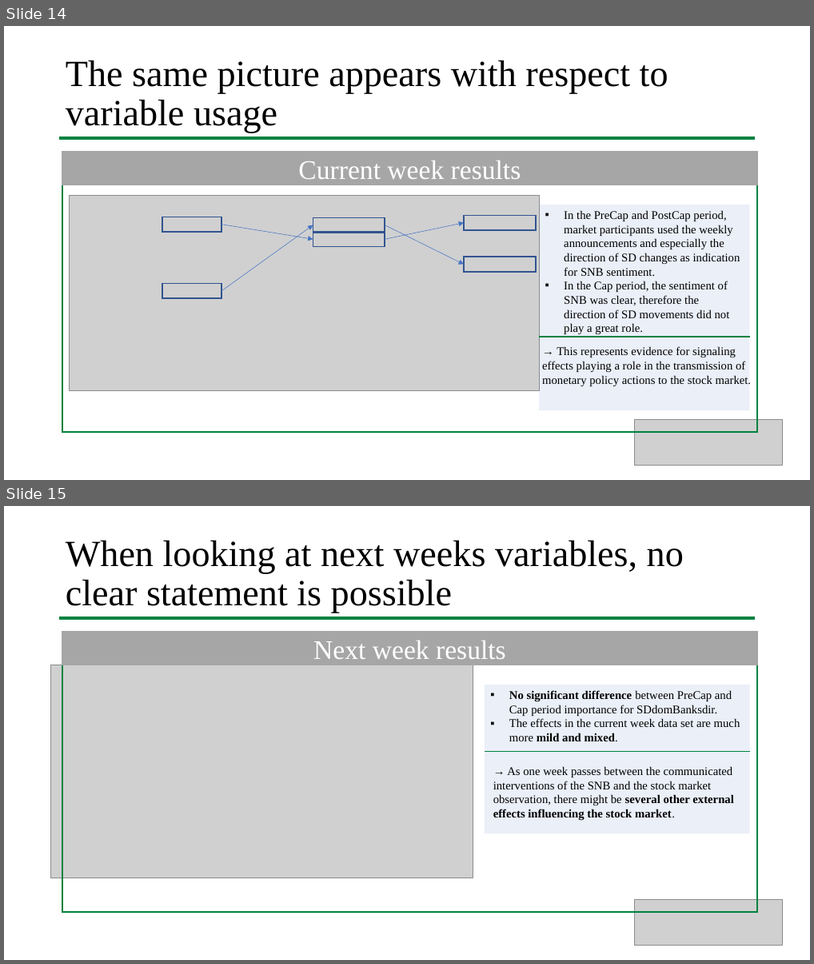
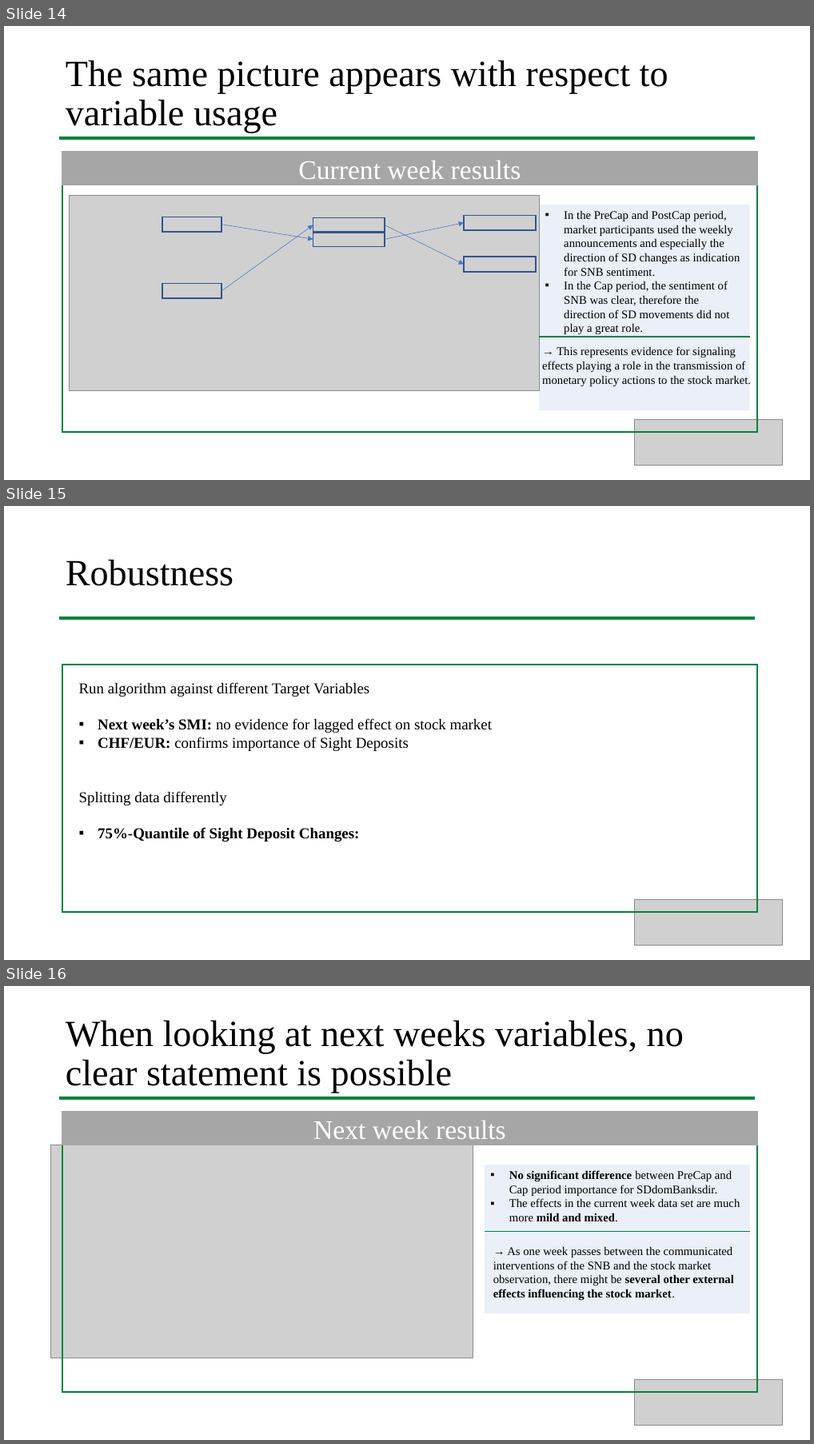
Before and after one commit to larsphilipp/ResSem19, a slide deck: Plots/Presentation_Stauffenegger_Woessner.pptx. Shown one above the other, each under a label of ours: slides 14 and 15 before the commit, slides 14, 15 and 16 after it. The pictures are 814x964 and 814x1444 pixels, drawn with LibreOffice and Linux fonts; fonts in the diff are those of the drawing; grey boxes stand for pictures. Boxes give left, top, right and bottom in pixels: in the first picture for what was removed or moved away, otherwise in the second. Text is boxed around its words. In the diff, an @@ line names an element or a change of style, - is before the commit and + after.

```diff
--- a/Plots/Presentation_Stauffenegger_Woessner.pptx
+++ b/Plots/Presentation_Stauffenegger_Woessner.pptx
@@ slide 15 added at bbox=[4, 506, 810, 960], background #FFFFFF @@
@@ title added at bbox=[66, 560, 234, 586], 44 pt, text #000000 @@
+Robustness
@@ line added from (60, 618) to (755, 618), #008240 3.5 pt @@
@@ rectangle added at bbox=[62, 664, 758, 912], outline #008240 2 pt @@
@@ text added at bbox=[79, 682, 492, 841], 18 pt, text #000000 @@
+Run algorithm against different Target Variables
+▪ Next week’s SMI: no evidence for lagged effect on stock market
+▪ CHF/EUR: confirms importance of Sight Deposits
+Splitting data differently
+▪ 75%-Quantile of Sight Deposit Changes:
@@ picture added at bbox=[635, 900, 782, 944] @@
@@ what was slide 15 is now slide 16 @@
```
Also in this commit, not shown: 1 slide changed, 1 other slide added.
